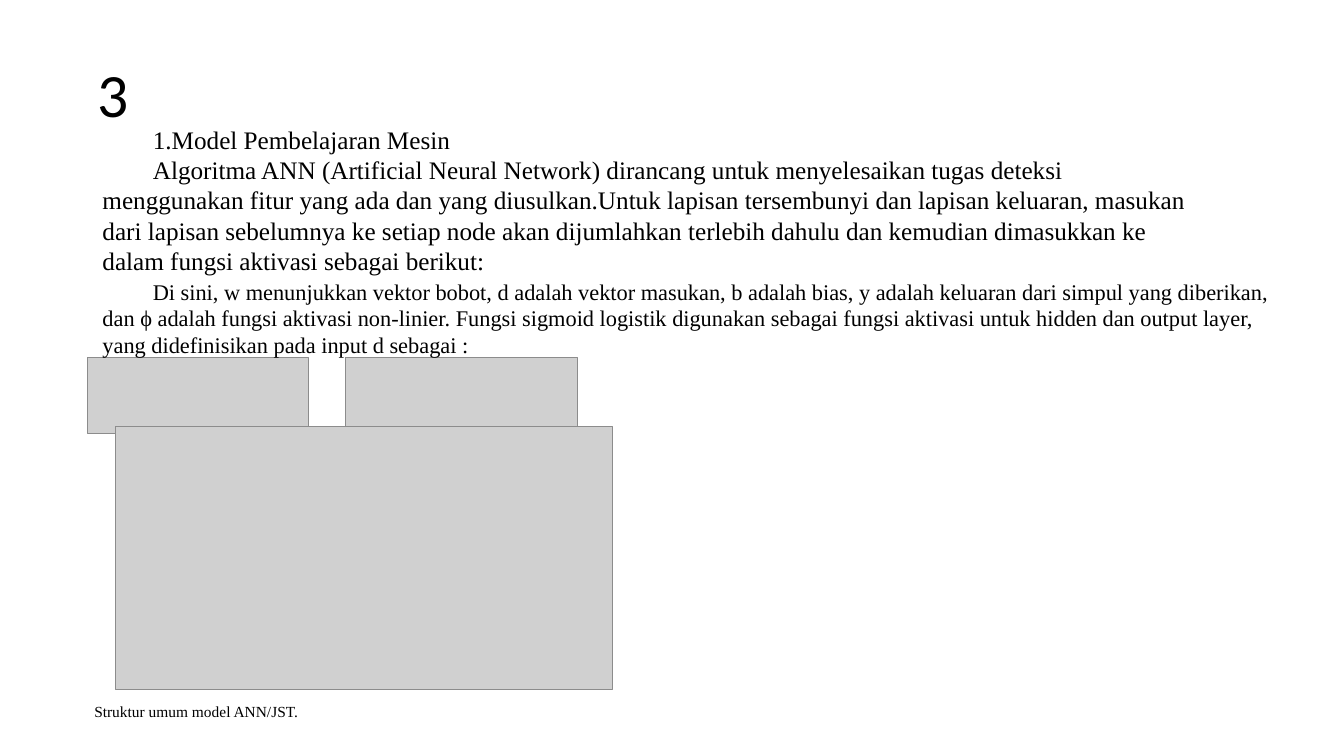
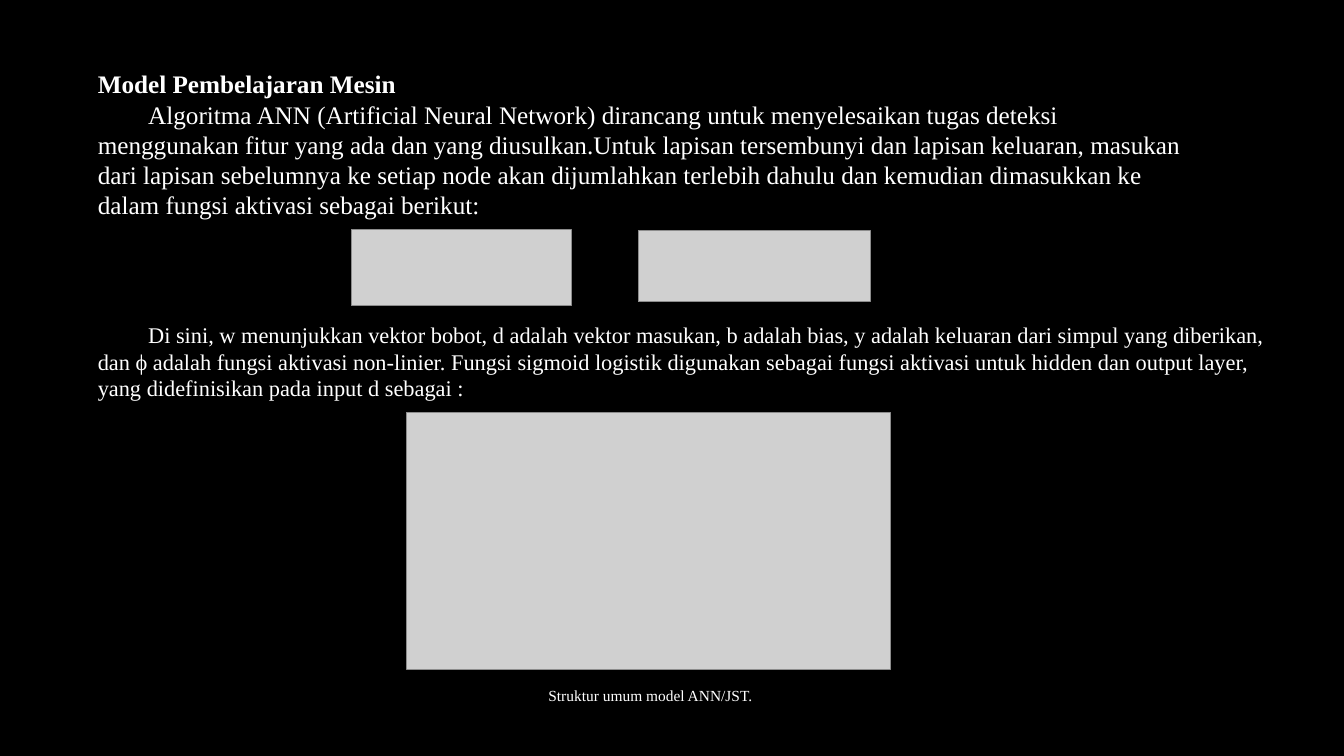
Before and after one commit to juvina03/SBP, a slide deck: slide 13 of PPT_Presentasi_SBP.pptx (slide 17 before the commit). Drawn at 1344x756 pixels with LibreOffice and Linux fonts; fonts in the diff are those of the drawing; grey boxes stand for pictures. Boxes give left, top, right and bottom in pixels: in the first picture for what was removed or moved away, otherwise in the second. Text is boxed around its words. In the diff, an @@ line names an element or a change of style, - is before the commit and + after.

```diff
--- a/PPT_Presentasi_SBP.pptx
+++ b/PPT_Presentasi_SBP.pptx
@@ background #FFFFFF to #000000 @@
@@ text "Model Pembelajaran Mesin" at [98, 75, 1179, 220]: text colour #000000 to #FFFFFF; bold on in "Model Pembelajaran Mesin"; bullet 1. to none @@
@@ title removed at [98, 77, 129, 118] @@
-3
@@ picture: place and size @@
-picture at [88, 358, 309, 434]
+picture at [351, 230, 572, 306]
@@ picture: place and size @@
-picture at [346, 358, 578, 430]
+picture at [638, 231, 870, 302]
@@ text "Di sini, w menunjukkan vektor ...": place and size @@
-text "Di sini, w menunjukkan vektor ..." at [102, 284, 1268, 359]
+text "Di sini, w menunjukkan vektor ..." at [98, 327, 1263, 401]
@@ text "Di sini, w menunjukkan vektor ..." at [98, 327, 1263, 401]: text colour #000000 to #FFFFFF @@
@@ picture: place and size @@
-picture at [116, 426, 613, 690]
+picture at [407, 412, 891, 669]
@@ text "Struktur umum model ANN/JST." at [548, 690, 752, 701]: text colour #000000 to #FFFFFF @@
@@ text "Struktur umum model ANN/JST.": place and size @@
-text "Struktur umum model ANN/JST." at [94, 706, 298, 717]
+text "Struktur umum model ANN/JST." at [548, 690, 752, 701]
```
Also in this commit, not shown: 8 other slides changed, 7 slides added, 13 slides removed.
